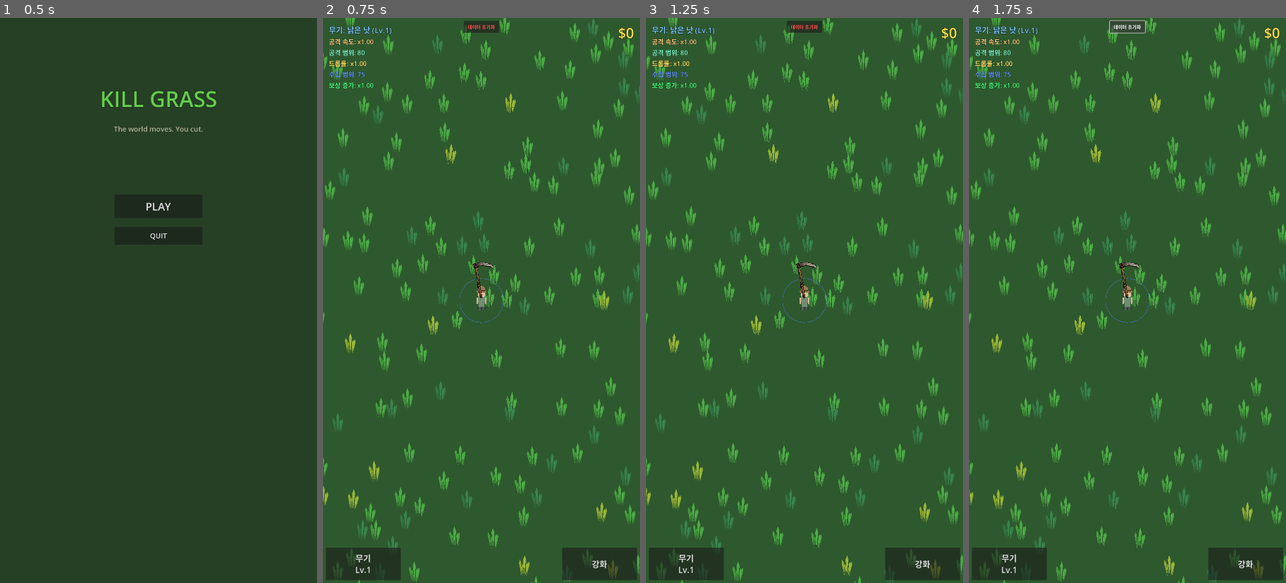
Above: before the commit, frames 1-4 (left to right).
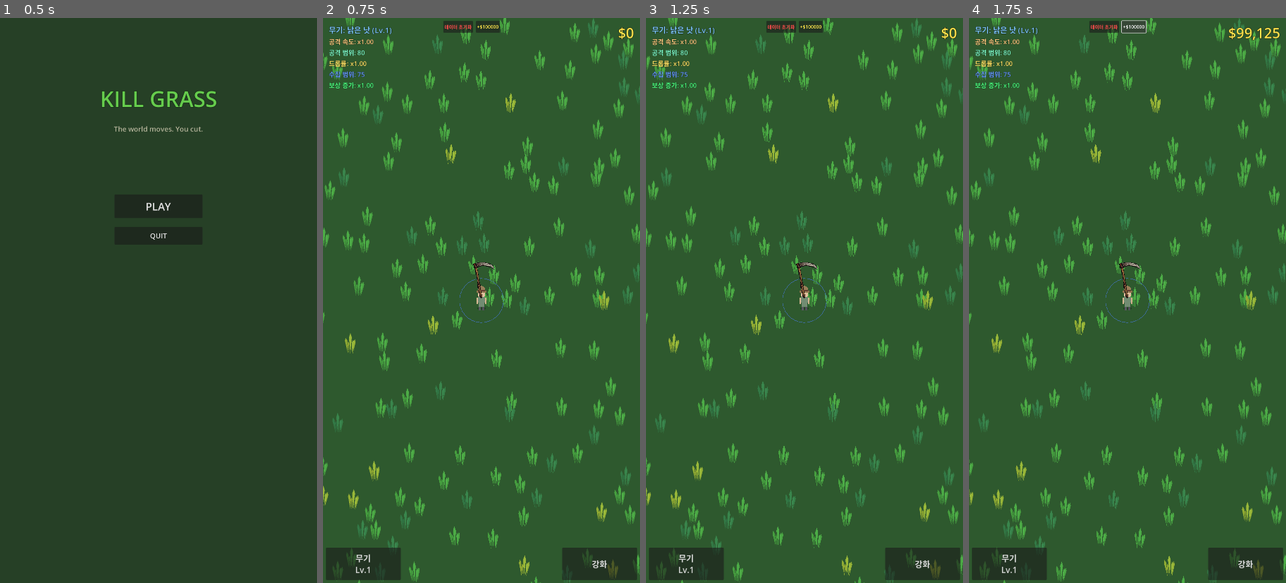
Above: after the commit, the same moments.

Repository: yellyB/game-kill_grass
Game: Godot game, scene res://scenes/ui/main_menu.tscn
The game is run twice, just before and just after one commit, with the same random seed, the same clock (stepped at 60 frames per second) and the same inputs.
Inputs (mouse positions are in pixels of both pictures, inside the frame that each line leads up to):
- Up to frame 1 (0.5 s): no input
- Up to frame 2 (0.75 s): click "PLAY" at 0.5 s
- Up to frame 3 (1.25 s): no input
- Up to frame 4 (1.75 s): click (1133, 29) at 1.25 s, where only the run after the commit has a clickable "+$100000"

Frame 1 is identical in both runs. In frame 2, 0.2% of the frame differs, in the area x 38-56%, y 0-3%; in frame 3, 0.2%; in frame 4, 0.4%, in the area x 38-98%, y 0-4%.

Commit message:
Add debug +$100000 money button
Co-Authored-By: Claude Opus 4.5 <noreply@anthropic.com>

Diff:
--- a/scenes/ui/hud.tscn
+++ b/scenes/ui/hud.tscn
@@ -111,23 +111,25 @@
 horizontal_alignment = 1
 vertical_alignment = 1
 
-[node name="DebugContainer" type="Control" parent="."]
+[node name="DebugContainer" type="HBoxContainer" parent="."]
 anchors_preset = 5
 anchor_left = 0.5
 anchor_right = 0.5
-offset_left = -60.0
+offset_left = -130.0
 offset_top = 10.0
-offset_right = 60.0
+offset_right = 130.0
 offset_bottom = 50.0
 grow_horizontal = 2
+theme_override_constants/separation = 10
 
 [node name="ResetBtn" type="Button" parent="DebugContainer"]
-layout_mode = 1
-anchors_preset = 15
-anchor_right = 1.0
-anchor_bottom = 1.0
-grow_horizontal = 2
-grow_vertical = 2
+layout_mode = 2
 theme_override_colors/font_color = Color(1, 0.3, 0.3, 1)
 theme_override_font_sizes/font_size = 16
 text = "데이터 초기화"
+
+[node name="AddMoneyBtn" type="Button" parent="DebugContainer"]
+layout_mode = 2
+theme_override_colors/font_color = Color(1, 0.9, 0.3, 1)
+theme_override_font_sizes/font_size = 16
+text = "+$100000"
--- a/scripts/hud.gd
+++ b/scripts/hud.gd
@@ -38,6 +38,9 @@
       var reset_btn = debug_container.get_node("ResetBtn")
       if reset_btn:
         reset_btn.pressed.connect(_on_reset_btn_pressed)
+      var add_money_btn = debug_container.get_node("AddMoneyBtn")
+      if add_money_btn:
+        add_money_btn.pressed.connect(_on_add_money_btn_pressed)
 
 func _process(delta: float) -> void:
   # Smooth money counter
@@ -127,3 +130,7 @@
   target_money = 0
   update_money_display()
   update_stats_display()
+
+func _on_add_money_btn_pressed() -> void:
+  GameManager.money += 100000
+  GameManager.money_changed.emit(GameManager.money)
